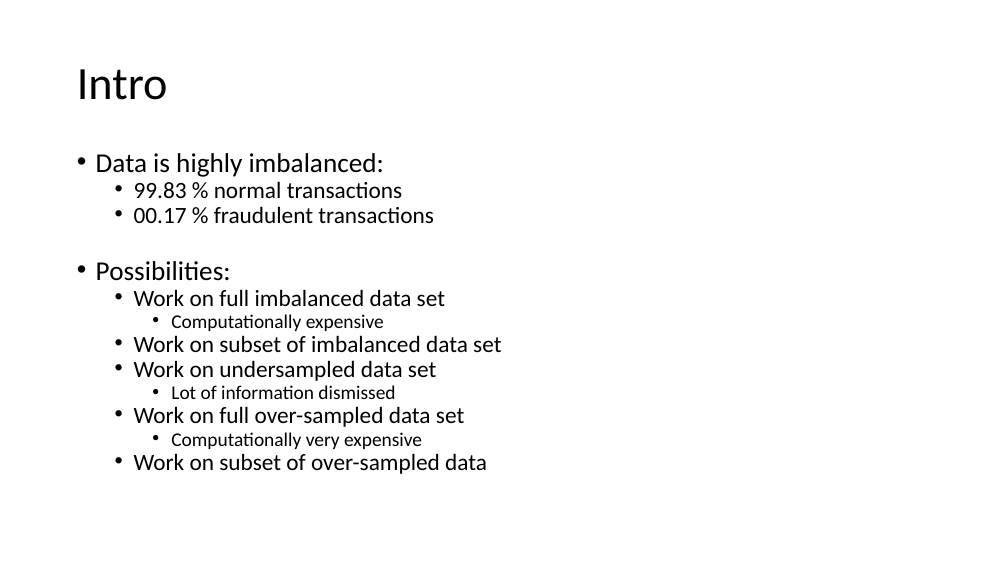
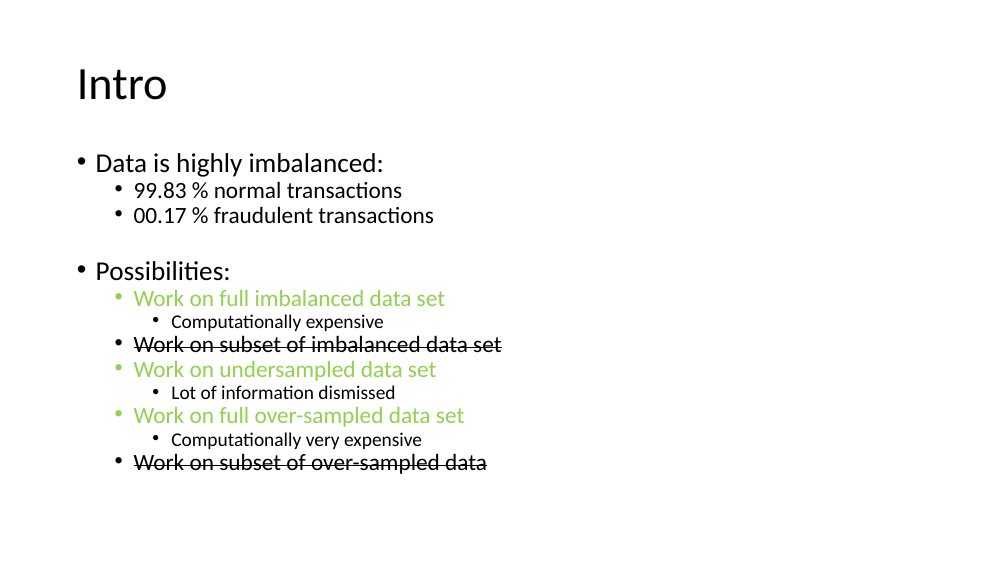
Before and after one commit to janedoesrepo/Autoencoder-ImbalancedCreditData, a slide deck: slide 3 of reports/presentation_draft_v1.pptx (slide 2 before the commit). Drawn at 1008x567 pixels with LibreOffice and Linux fonts; fonts in the diff are those of the drawing. Boxes give left, top, right and bottom in pixels: in the first picture for what was removed or moved away, otherwise in the second. Text is boxed around its words. In the diff, an @@ line names an element or a change of style, - is before the commit and + after.

```diff
--- a/reports/presentation_draft_v1.pptx
+++ b/reports/presentation_draft_v1.pptx
@@ text at (134, 290, 501, 474): text colour #000000 to #92D050 in "Work on full imbalanced data set", "Work on undersampled data set", "Work on full over-sampled data set"; strikethrough on in "Work on subset of imbalanced data set", "Work on subset of over-sampled data" @@
```
Also in this commit, not shown: 9 slides added, 2 other files.
